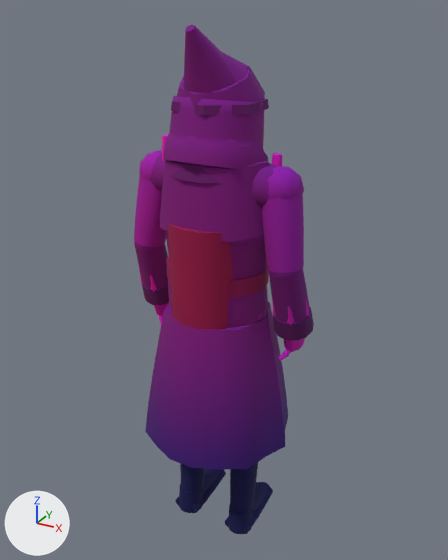
The glTF model assets/kit/skel_penitent.glb: old version first, new version second.
Camera for both pictures: a 50 mm camera at (0.975, -1.726, 1.913) aimed at (0.001, 0.045, 1.027). Arrows for +X, +Y and +Z are at lower left; the lights stay in place. The first picture is the older version. Vertices at exactly the same position are counted once.

The older version as bpy lines, for what is in view:
```python
me_penitent = bpy.data.meshes.new('penitent')
me_penitent.from_pydata(...)  # 2971 vertices, 5620 faces; spans x -0.34..0.34, y -0.27..0.26, z 0.0..1.87
# faces by material slot: [2096, 1188, 12, 1048, 820, 348, 108]
me_penitent.materials.append(mat_m_robe)
me_penitent.materials.append(mat_m_leather)
me_penitent.materials.append(mat_m_brass)
me_penitent.materials.append(mat_m_chainmail)
me_penitent.materials.append(mat_m_wax)
me_penitent.materials.append(mat_m_iron)
me_penitent.materials.append(mat_m_cloth)
ob_penitent = bpy.data.objects.new('penitent', me_penitent)
ob_penitent.location = (0.0, 0.0, 0.0)
```
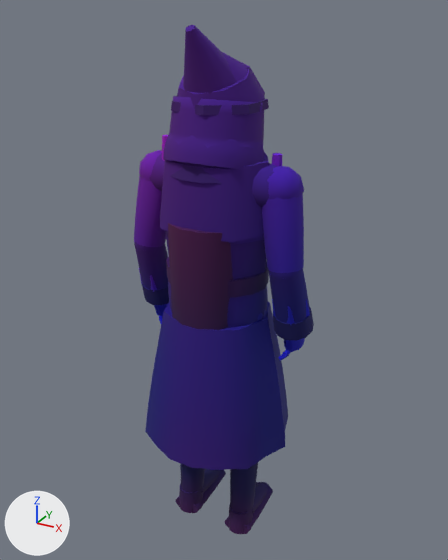
The change in detail:
me_penitent has 2971 vertices, 5620 faces and spans x -0.34..0.34, y -0.27..0.26, z 0.0..1.87.
me_penitent is used by ob_penitent; location (0.0, 0.0, 0.0).
me_penitent part 1: 2324 faces centred in x -0.33..0.29, y -0.19..0.18, z 0.87..1.87 are repainted in the vertex colours; the middle colour goes from pink #ef00d3 to purple #8600d3.
me_penitent part 2: 1883 faces centred in x -0.34..0.34, y -0.23..0.23, z 0.61..1.48 are repainted in the vertex colours; the middle colour goes from pink #e000c5 to blue #0000c5.
me_penitent part 3: 822 faces centred in x -0.21..0.26, y -0.25..0.25, z 0.0..0.44 are repainted in the vertex colours; the middle colour goes from blue #0000bd to purple #4400bd.
me_penitent part 4: 544 faces centred in x -0.26..0.34, y -0.26..0.26, z 0.35..0.91 are repainted in the vertex colours; the middle colour goes from purple #9400c3 to blue #0000c3.

Boxes [x1, y1, x2, y2] around the edits, measured in the pictures (448 x 560 px):
part 1 of me_penitent, recoloured: [134, 25, 304, 359] in both
part 2 of me_penitent, recoloured: [139, 158, 314, 417] in both
part 3 of me_penitent, edited (looks the same): [175, 463, 273, 534] in both
part 4 of me_penitent, recoloured (purple to blue): [145, 339, 303, 465] in both
